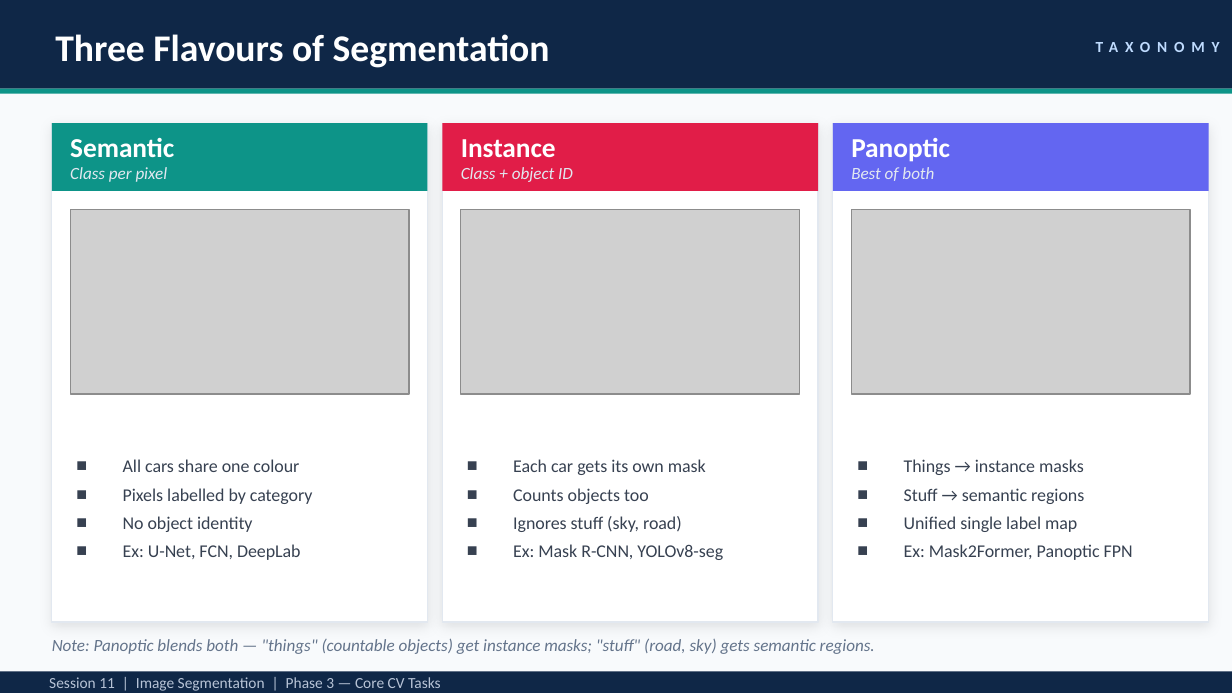
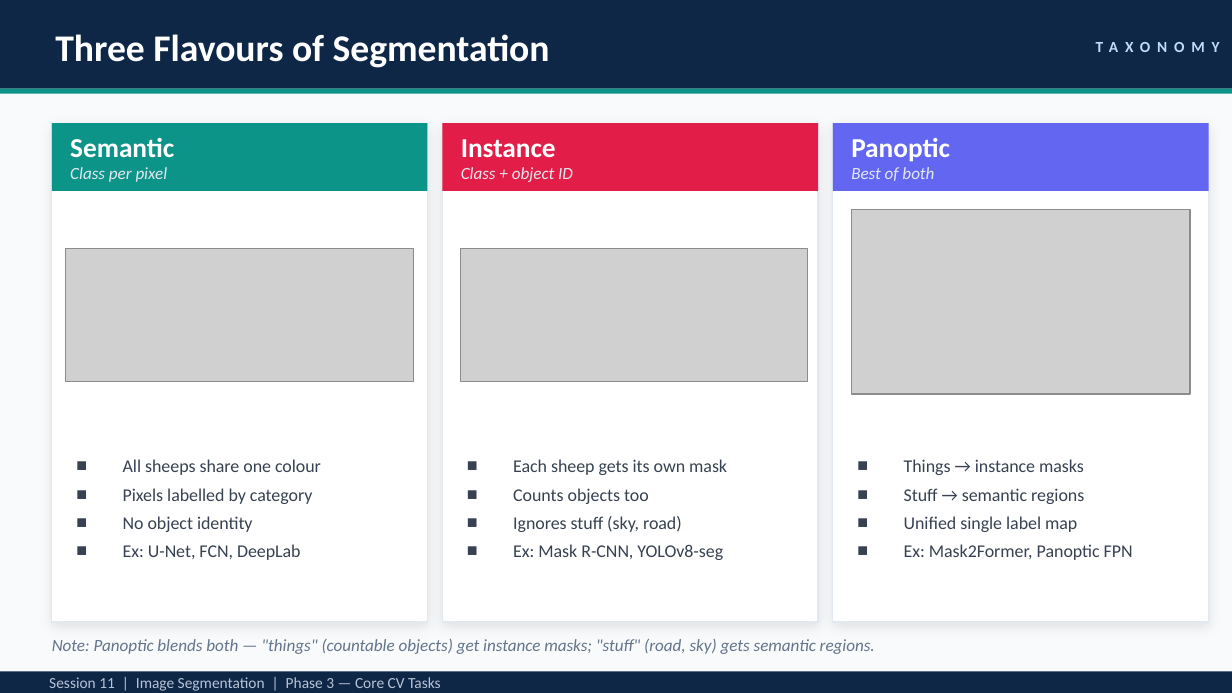
Before and after one commit to ShahZebYousafzai/AI-CV-Lecture, a slide deck: slide 5 of Session 11/Session_11_Segmentation.pptx. Drawn at 1232x693 pixels with LibreOffice and Linux fonts; fonts in the diff are those of the drawing; grey boxes stand for pictures. Boxes give left, top, right and bottom in pixels: in the first picture for what was removed or moved away, otherwise in the second. Text is boxed around its words. In the diff, an @@ line names an element or a change of style, - is before the commit and + after.

```diff
--- a/Session 11/Session_11_Segmentation.pptx
+++ b/Session 11/Session_11_Segmentation.pptx
@@ picture: place and size @@
-picture at (70,209,409,394)
+picture at (65,249,413,382)
@@ picture: place and size @@
-picture at (461,209,800,394)
+picture at (461,249,807,382)
@@ text at (123,459,321,475): text changed @@
-■ All cars share one colour
+■ All sheeps share one colour
@@ text at (513,459,727,475): text changed @@
-■ Each car gets its own mask
+■ Each sheep gets its own mask
```
Also in this commit, not shown: 8 other slides changed, 1 other file.
